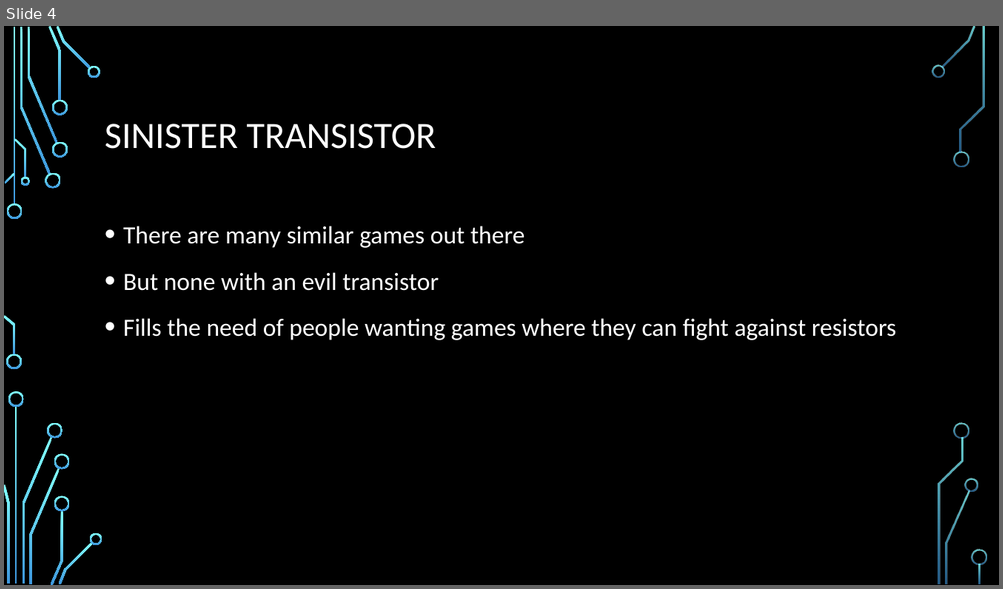
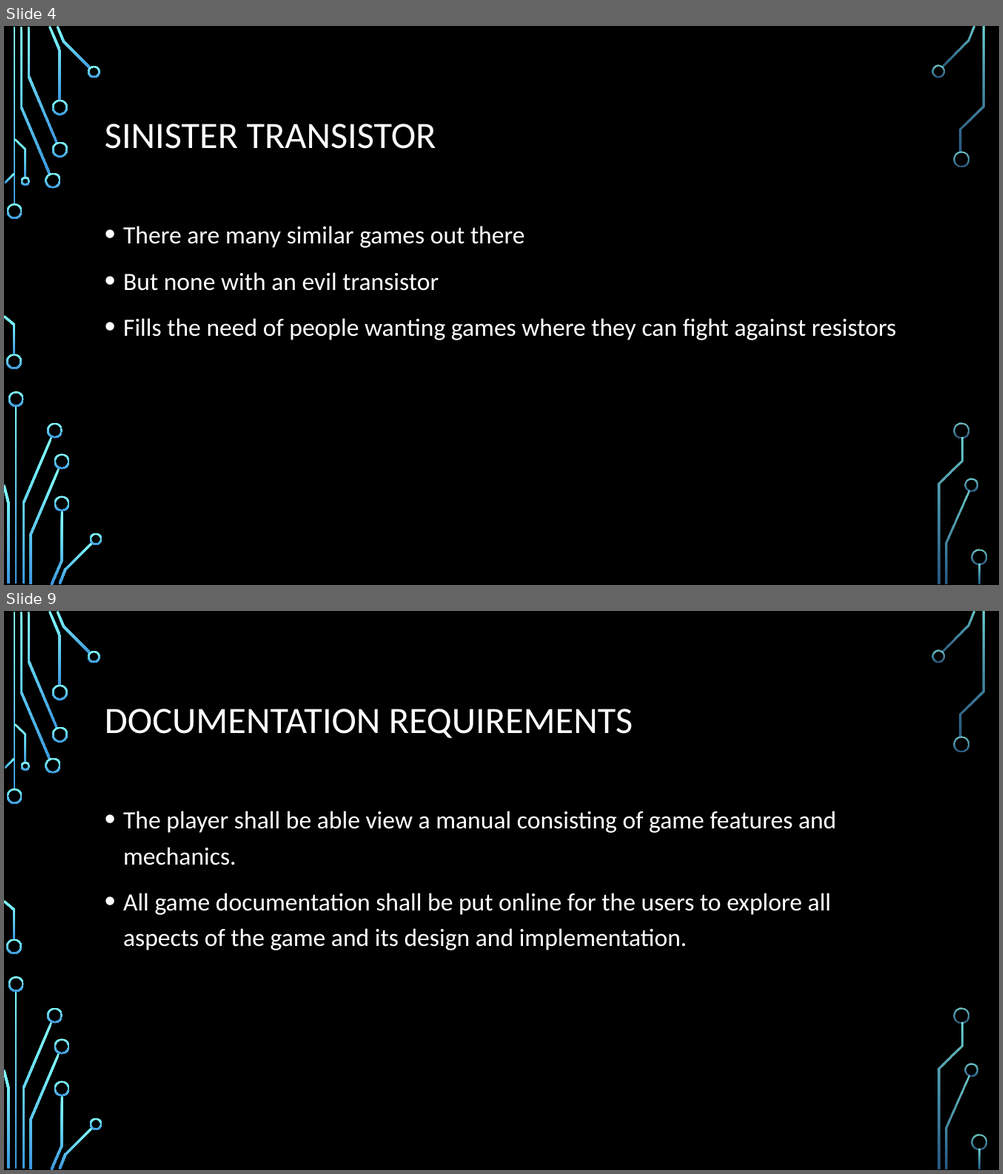
Before and after one commit to gregkelso/COP-4331, a slide deck: Sinister Transistor.pptx. Shown one above the other, each under a label of ours: slide 4 before the commit, slides 4 and 9 after it; the slides between them are not shown. The pictures are 1003x589 and 1003x1174 pixels, drawn with LibreOffice and Linux fonts; fonts in the diff are those of the drawing; background and template pictures are left out. Boxes give left, top, right and bottom in pixels: in the first picture for what was removed or moved away, otherwise in the second. Text is boxed around its words. In the diff, an @@ line names an element or a change of style, - is before the commit and + after.

```diff
--- a/Sinister Transistor.pptx
+++ b/Sinister Transistor.pptx
@@ slide 9 added at (x1=4, y1=611, x2=999, y2=1170), background picture (left out); not listed: 36 template elements that a slide beside it also shows @@
@@ title added at (x1=105, y1=709, x2=632, y2=738), 36 pt, text #FFFFFF @@
+DOCUMENTATION REQUIREMENTS
@@ text added at (x1=123, y1=811, x2=836, y2=951), 24 pt, text #FFFFFF @@
+• The player shall be able view a manual consisting of game features and mechanics.
+• All game documentation shall be put online for the users to explore all aspects of the game and its design and implementation.
```
Also in this commit, not shown: 9 other slides added, 1 other file.
